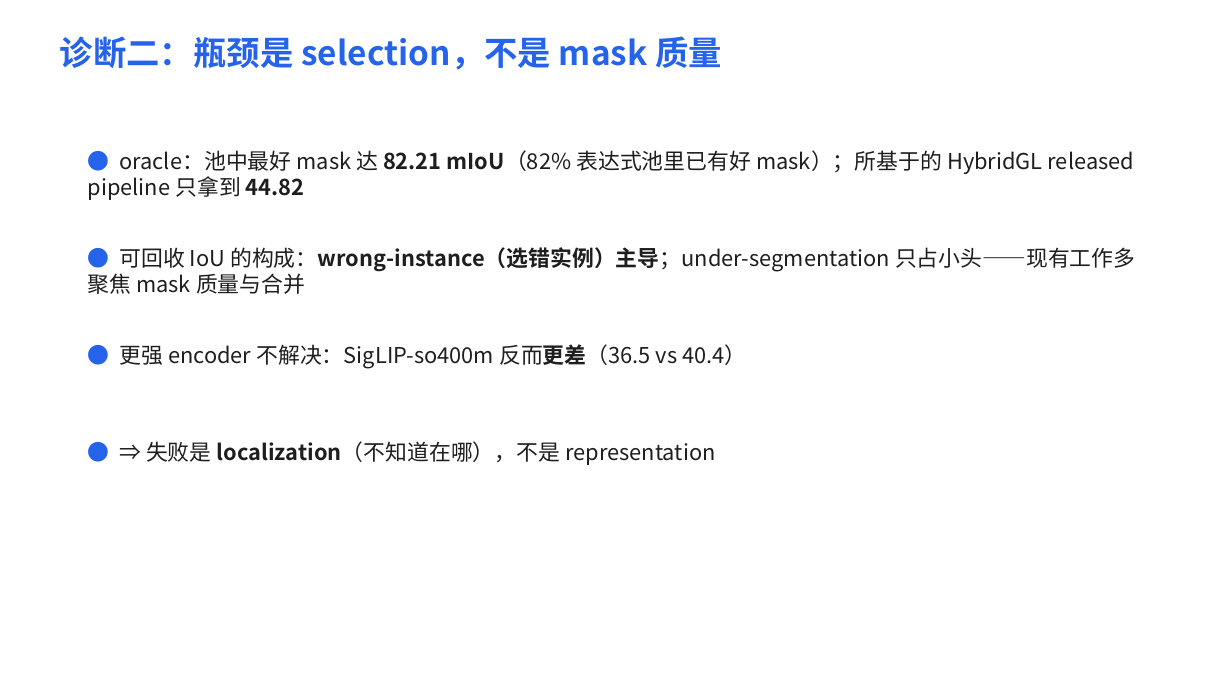
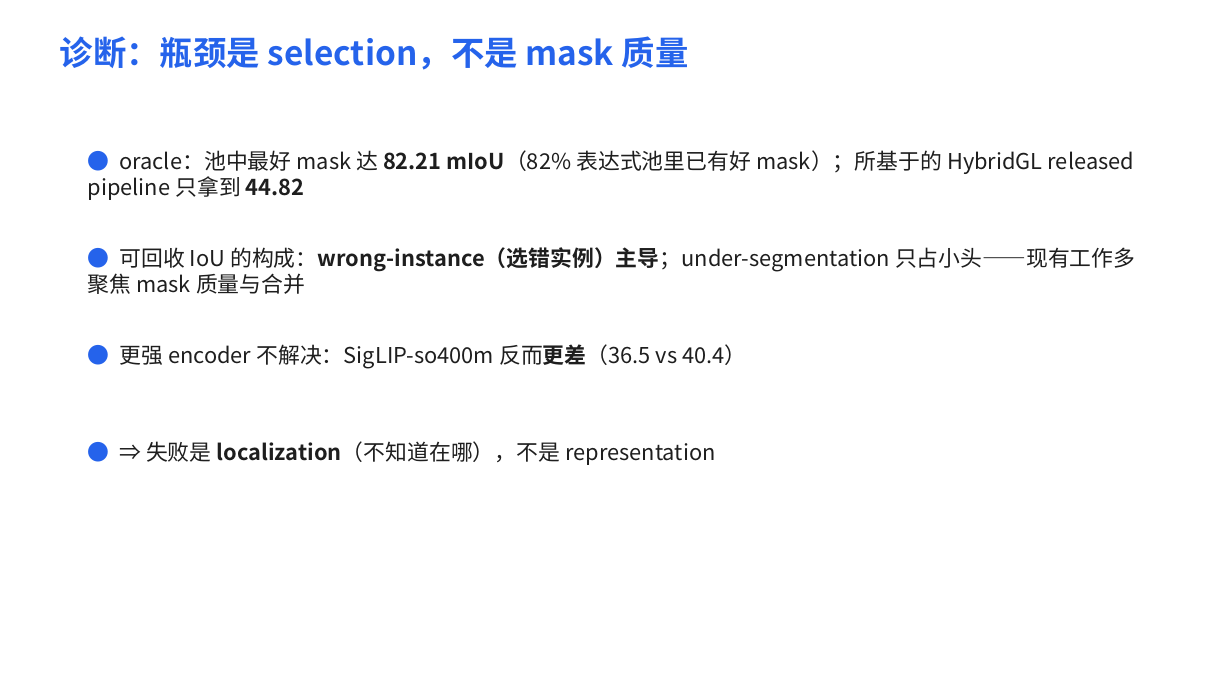
Before and after one commit to lehengzhangJacob/ris_zeroshot_sota, a slide deck: slide 3 of slides/presentation.pptx (slide 4 before the commit). Drawn at 1232x693 pixels with LibreOffice and Linux fonts; fonts in the diff are those of the drawing. Boxes give left, top, right and bottom in pixels: in the first picture for what was removed or moved away, otherwise in the second. Text is boxed around its words. In the diff, an @@ line names an element or a change of style, - is before the commit and + after.

```diff
--- a/slides/presentation.pptx
+++ b/slides/presentation.pptx
@@ text at <box>60,36,689,70</box>: text changed @@
-诊断二：瓶颈是 selection，不是 mask 质量
+诊断：瓶颈是 selection，不是 mask 质量
```
Also in this commit, not shown: 1 other slide changed, 1 slide removed, 27 other files.
